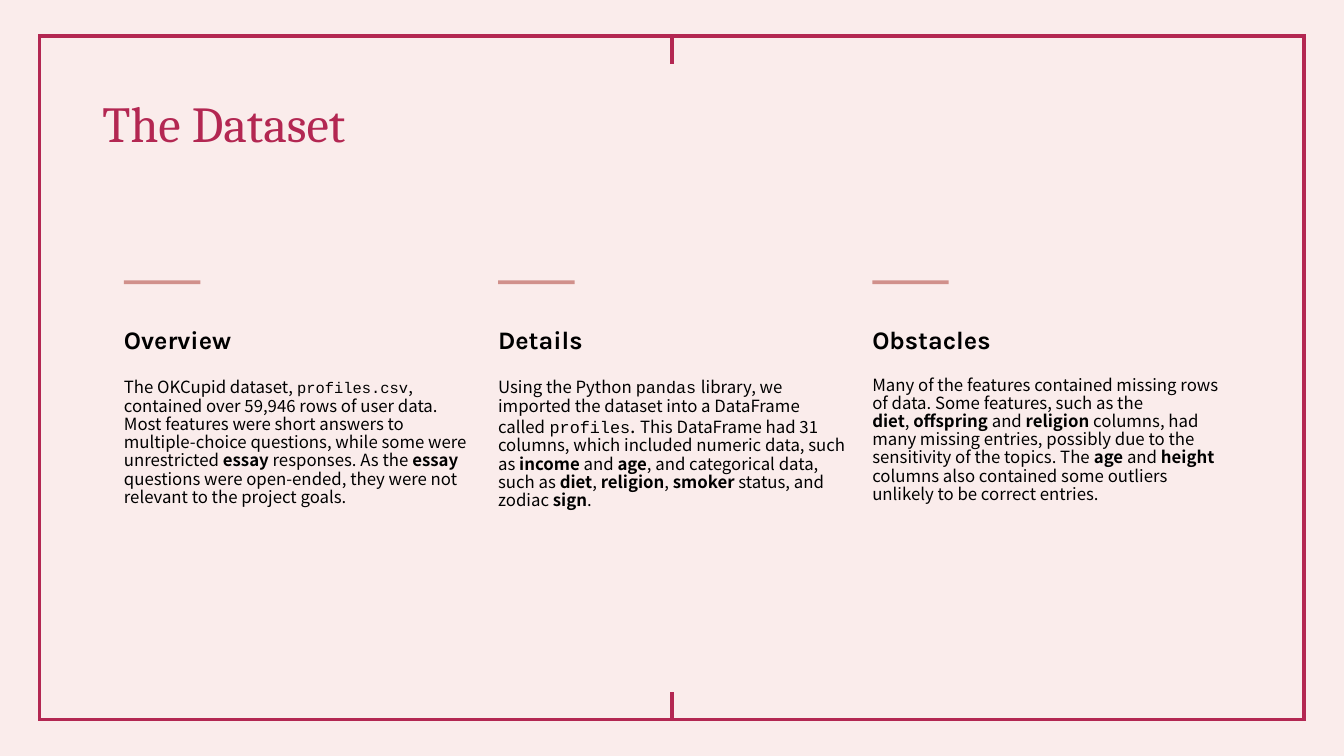
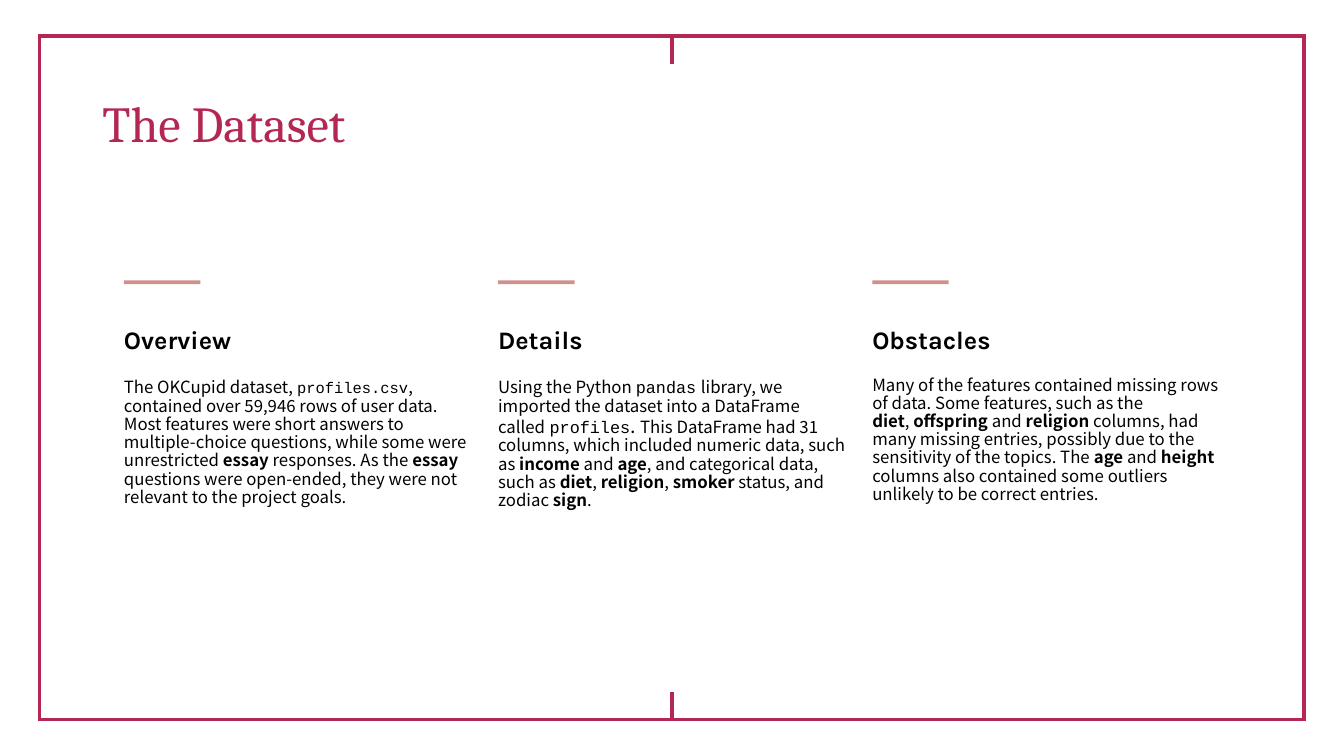
Before and after one commit to FaatimahMajothi98/OKCupid-Machine-Learning-Portfolio-Project, a slide deck: slide 7 of OKCupid-Date-A-Scientist-Starter/OKCupid – Machine Learning Analysis.pptx. Drawn at 1344x756 pixels with LibreOffice and Linux fonts; fonts in the diff are those of the drawing. Boxes give left, top, right and bottom in pixels: in the first picture for what was removed or moved away, otherwise in the second. Text is boxed around its words. In the diff, an @@ line names an element or a change of style, - is before the commit and + after.

```diff
--- a/OKCupid-Date-A-Scientist-Starter/OKCupid – Machine Learning Analysis.pptx
+++ b/OKCupid-Date-A-Scientist-Starter/OKCupid – Machine Learning Analysis.pptx
@@ background #FAECEB to #FFFFFF @@
```
Also in this commit, not shown: 4 other slides changed, 10 slides added, 5 slides removed, 1 other file.
